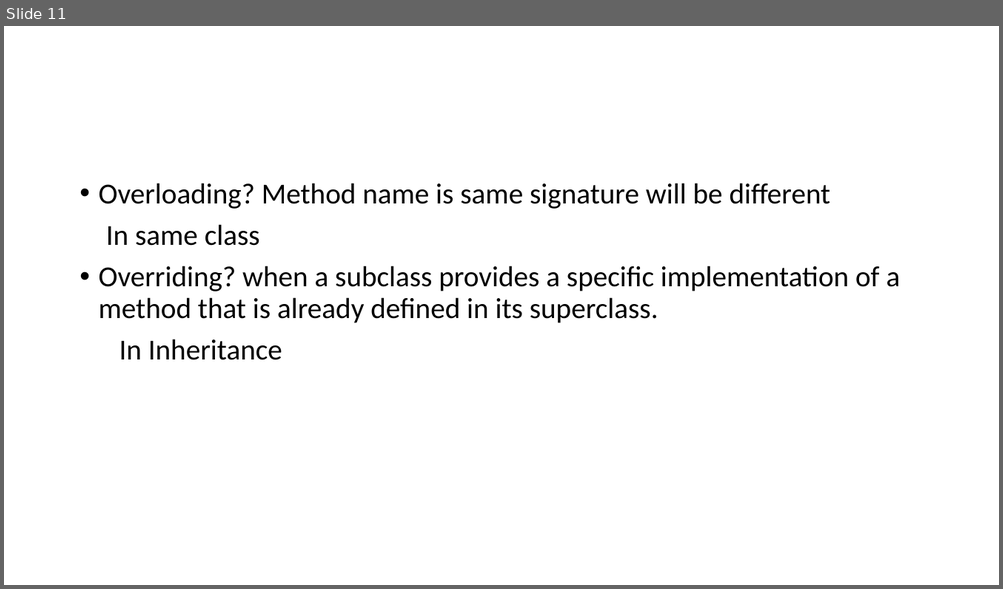
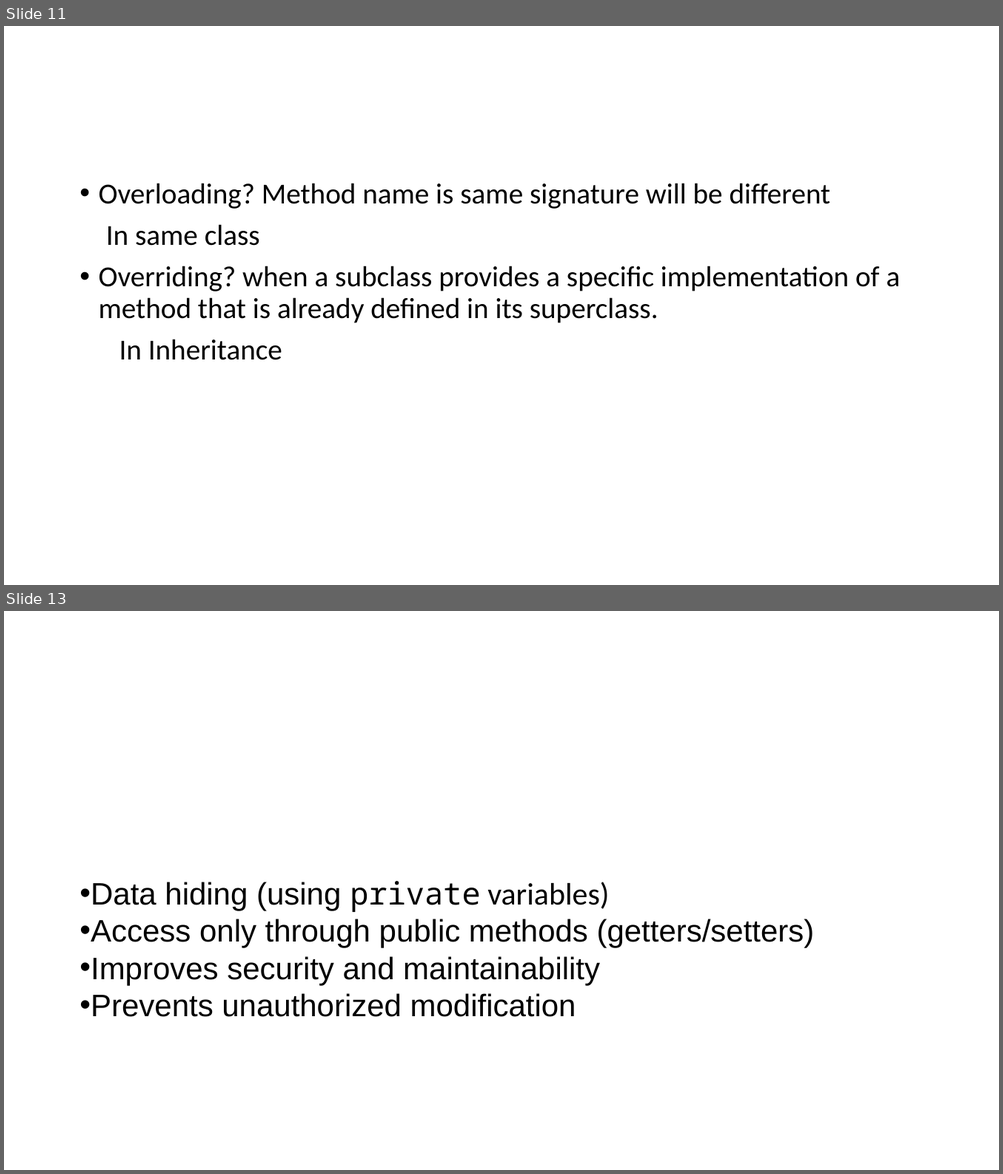
Before and after one commit to jayakrishnaprog/Javademoppt, a slide deck: Java-demo.pptx. Shown one above the other, each under a label of ours: slide 11 before the commit, slides 11 and 13 after it; the slides between them are not shown. The pictures are 1003x589 and 1003x1174 pixels, drawn with LibreOffice and Linux fonts; fonts in the diff are those of the drawing. Boxes give left, top, right and bottom in pixels: in the first picture for what was removed or moved away, otherwise in the second. Text is boxed around its words. In the diff, an @@ line names an element or a change of style, - is before the commit and + after.

```diff
--- a/Java-demo.pptx
+++ b/Java-demo.pptx
@@ slide 13 added at box(4, 611, 999, 1170), background #FFFFFF @@
@@ text added at box(79, 881, 814, 1017), 30 pt, text #000000 @@
+• Data hiding (using private variables)
+• Access only through public methods (getters/setters)
+• Improves security and maintainability
+• Prevents unauthorized modification
```
Also in this commit, not shown: 2 other slides added, 1 other file.
